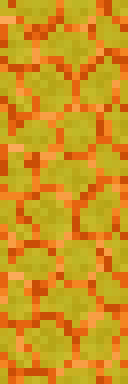
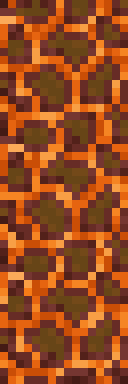
Two versions of the same layered image (128px x 384px). Layer-by-layer changes:
hid "Layer" over box(0, 0, 128, 384)
added layer "Pasted Layer" (grain merge, 20%) above "warning" over box(0, 0, 128, 360)
"warning": opacity 62% → 2%, blend grain merge → linear light, painted on it over box(0, 0, 128, 384)
